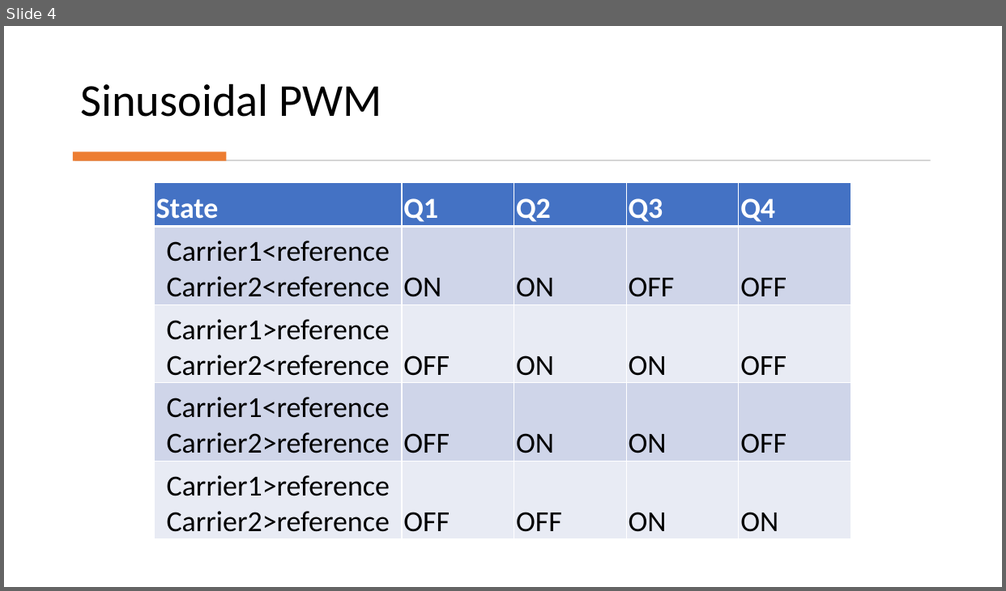
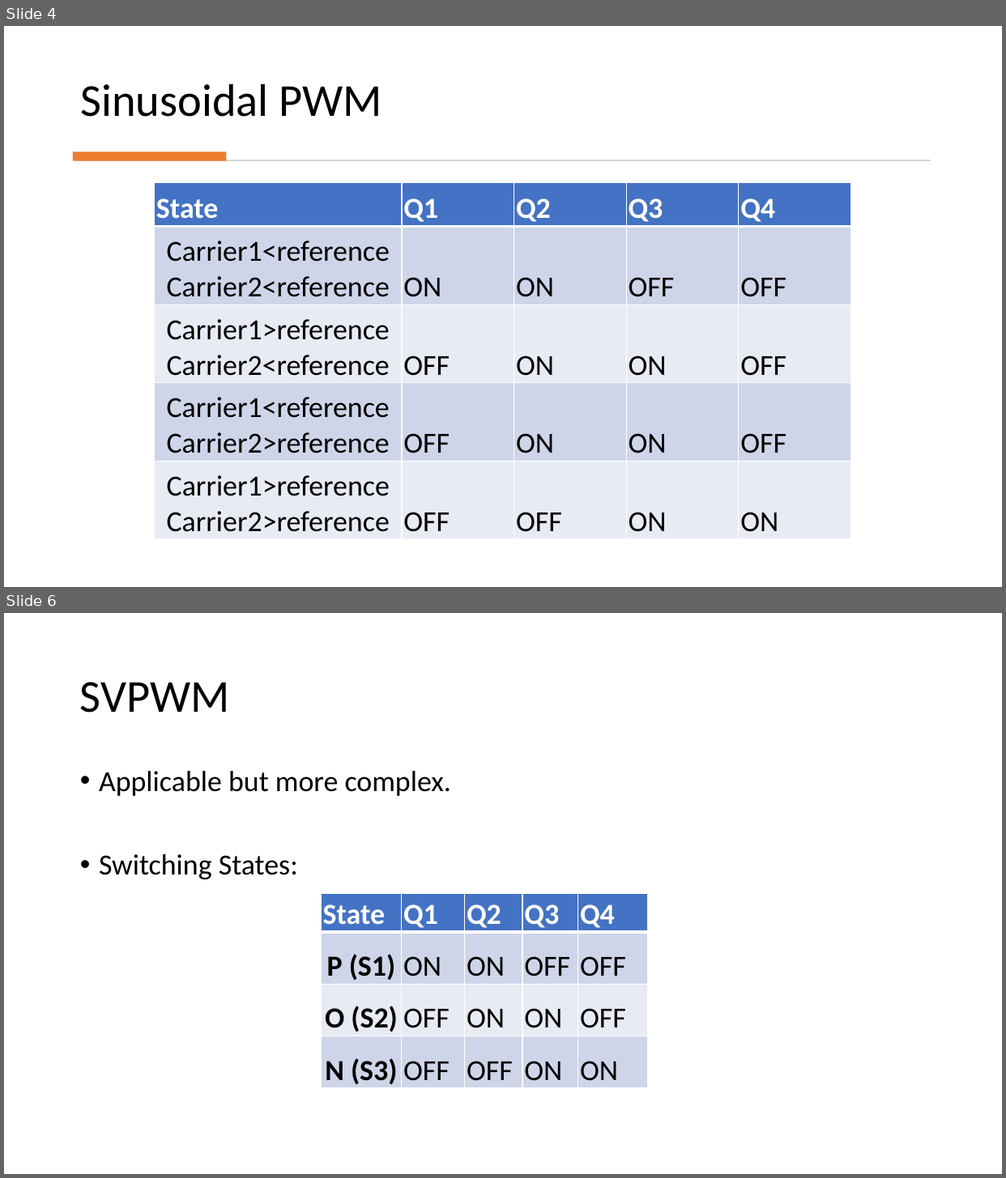
Before and after one commit to ahmetcan-akuz/Thesis, a slide deck: Reports/3-Level NPC Inverter Structure.pptx. Shown one above the other, each under a label of ours: slide 4 before the commit, slides 4 and 6 after it; the slides between them are not shown. The pictures are 1006x591 and 1006x1178 pixels, drawn with LibreOffice and Linux fonts; fonts in the diff are those of the drawing. Boxes give left, top, right and bottom in pixels: in the first picture for what was removed or moved away, otherwise in the second. Text is boxed around its words. In the diff, an @@ line names an element or a change of style, - is before the commit and + after.

Commit message:
SVPWM structure

```diff
--- a/Reports/3-Level NPC Inverter Structure.pptx
+++ b/Reports/3-Level NPC Inverter Structure.pptx
@@ slide 6 added at [4, 613, 1002, 1174], background #FFFFFF @@
@@ title added at [80, 682, 230, 713], 44 pt, text #000000 @@
+SVPWM
@@ text added at [99, 771, 451, 879], 28 pt, text #000000 @@
+• Applicable but more complex.
+• Switching States:
@@ table added at [321, 894, 648, 1088], 4 rows, 5 columns @@
+State | Q1 | Q2 | Q3 | Q4
+P (S1) | ON | ON | OFF | OFF
+O (S2) | OFF | ON | ON | OFF
+N (S3) | OFF | OFF | ON | ON
```
Also in this commit, not shown: 1 slide changed, 5 other slides added, 1 slide removed, 3 other files.
